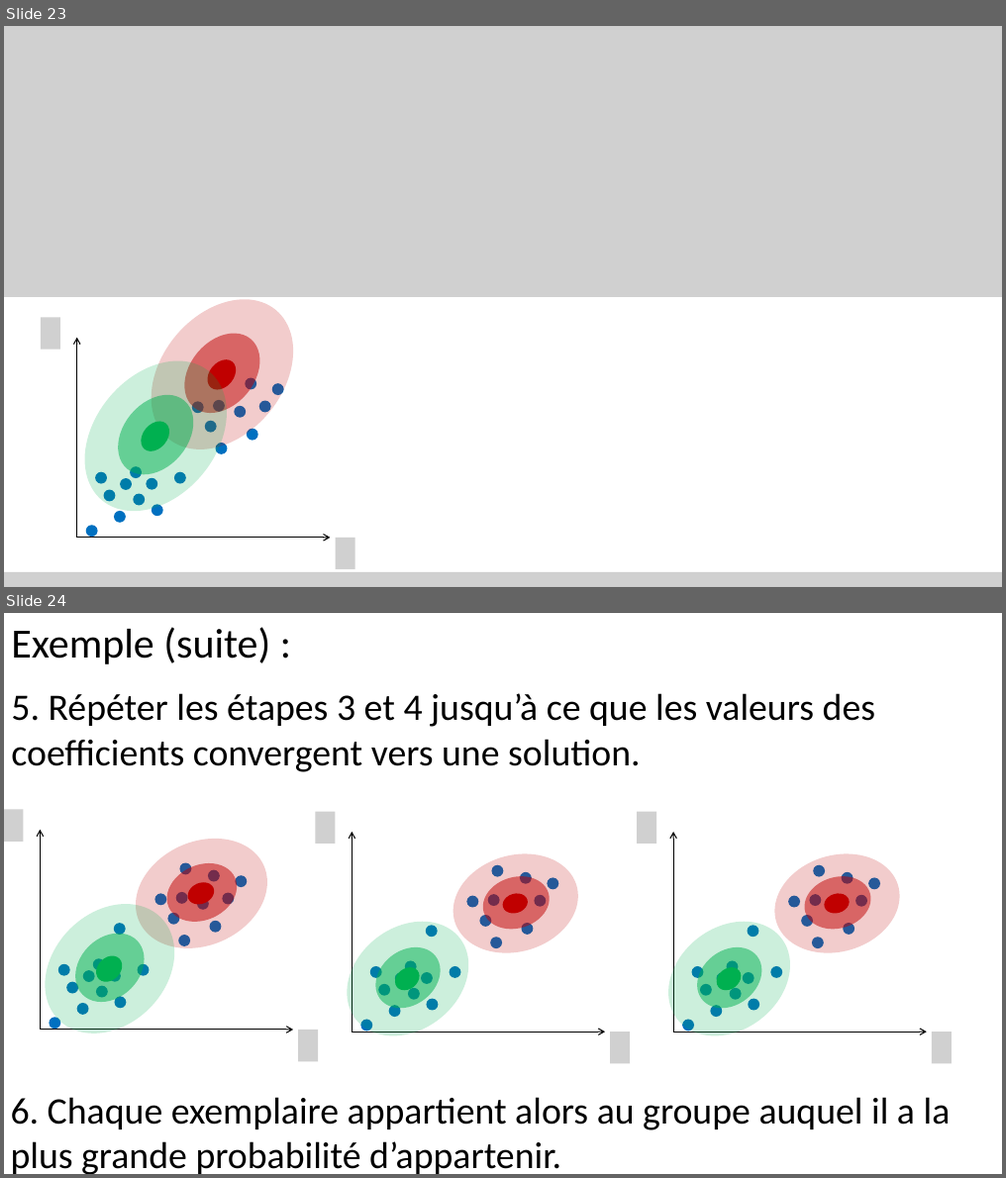
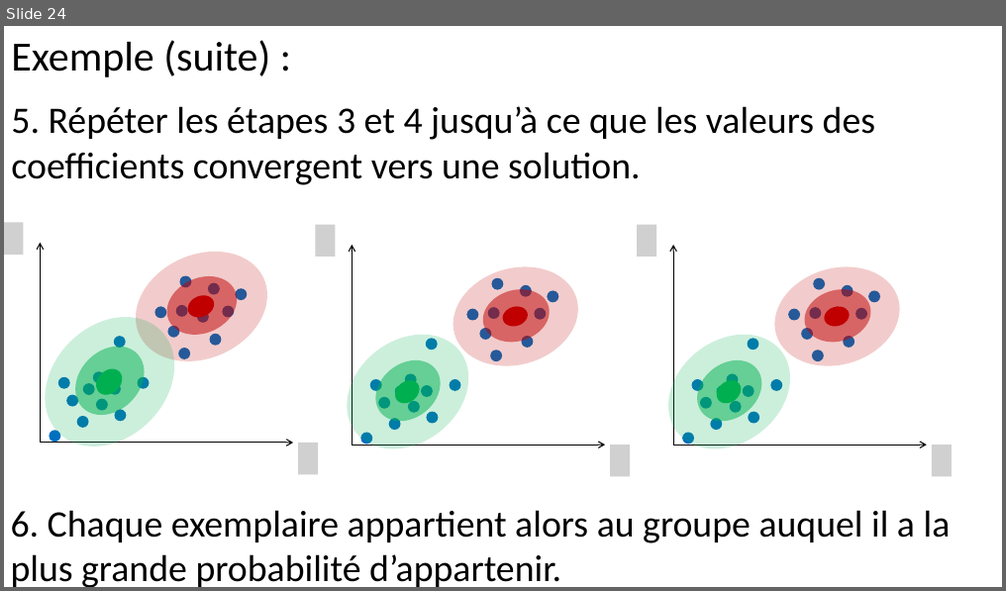
Before and after one commit to pnplab/ML_CRIUSMM, a slide deck: cours_4/img/cours_4.pptx. Shown one above the other, each under a label of ours: slides 23 and 24 before the commit, slide 24 after it. The pictures are 1006x1178 and 1006x591 pixels, drawn with LibreOffice and Linux fonts; fonts in the diff are those of the drawing; grey boxes stand for pictures; background and template pictures are left out. Boxes give left, top, right and bottom in pixels: in the first picture for what was removed or moved away, otherwise in the second. Text is boxed around its words. In the diff, an @@ line names an element or a change of style, - is before the commit and + after.

```diff
--- a/cours_4/img/cours_4.pptx
+++ b/cours_4/img/cours_4.pptx
@@ slide 23 removed at [4, 26, 1002, 587], background #FFFFFF @@
@@ picture removed at [4, 26, 1002, 297] @@
@@ ellipse removed at [122, 272, 322, 477] @@
@@ ellipse removed at [169, 319, 276, 429] @@
@@ ellipse removed at [55, 333, 255, 539] @@
@@ ellipse removed at [103, 380, 209, 490] @@
@@ ellipse removed at [202, 355, 242, 396] @@
@@ group removed at [41, 317, 355, 570]: 21 ellipses, 2 pictures, 2 arrows @@
@@ ellipse removed at [136, 416, 175, 458] @@
@@ picture removed at [4, 572, 1002, 587] @@
```
Also in this commit, not shown: 2 slides added, 4 other files.
